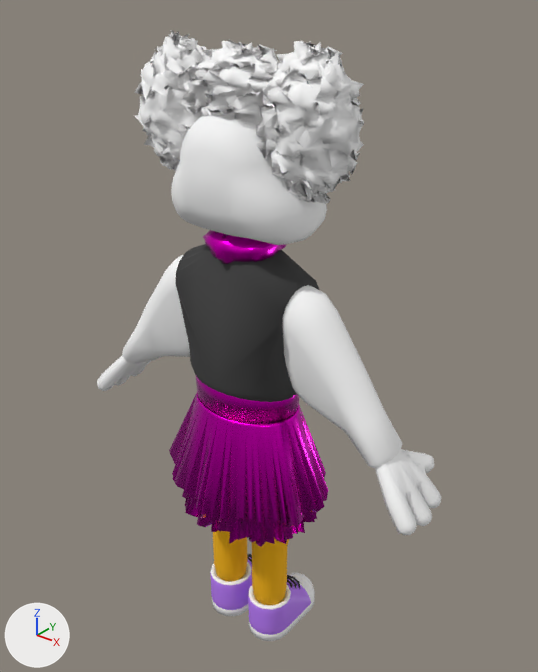
A saved change to the glTF model Models/3-Stage/3stHelen.glb.
Rendered twice from a 50 mm camera at (4.39, -5.12, 7.02) aimed at (0.07, 0.28, 3.67). The lights are fixed; the arrows at lower left show +X, +Y and +Z. Vertices at the same position are counted once.

In view in the first picture: 'Arms', 'Collar', 'HairPuffL', 'HairPuffR', 'HairPuffStatic', 'Hands', 'HeadShell', 'Legs', 'Shoes', 'Skirt', 'Torso'.
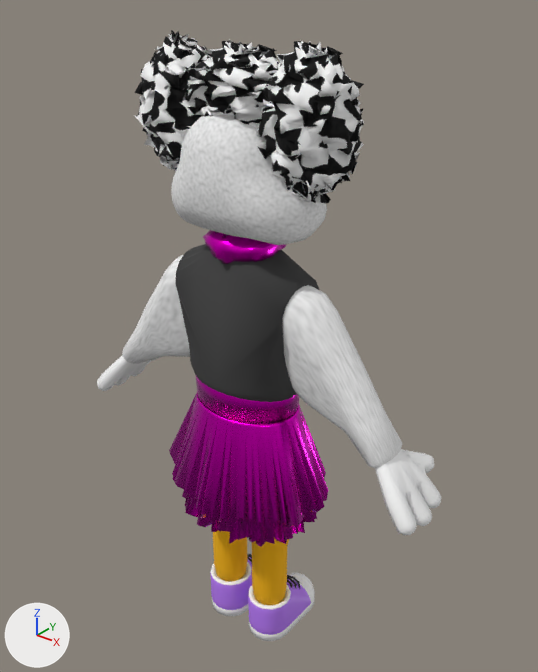
Changed parts and their boxes [x1, y1, x2, y2] in the pictures (538 x 672 px):
'Arms', surface changed (white to grey)
    both: [122, 255, 402, 466]
'HairPuffR', surface changed (grey to black)
    both: [256, 41, 364, 203]
'HeadShell', surface changed (white to grey)
    both: [171, 115, 327, 245]
'HairPuffL', surface changed (grey to black)
    both: [134, 30, 207, 172]
'HairPuffStatic', surface changed
    both: [182, 40, 279, 128]

What the commit changed:
Picture 'hair' (img_hair) is new.
Picture 'fur' (img_fur) is new.
In material '3stHelen_FurMaterial' (mat_3sthelen_furmaterial), base_color is no longer (1.0, 1.0, 1.0), white #ffffff.
In material '3stHelen_FurMaterial' (mat_3sthelen_furmaterial), texture is now set to img_fur.
In material '3stHelen_HairMaterial' (mat_3sthelen_hairmaterial), base_color is no longer (1.0, 1.0, 1.0), white #ffffff.
In material '3stHelen_HairMaterial' (mat_3sthelen_hairmaterial), texture is now set to img_hair.
me_sphere_007 has 994 vertices, 1984 faces and spans x -1.215..-0.237, y -0.406..0.377, z 5.246..6.568.
me_sphere_007 is used by ob_hairpuffl; location (0.0, 0.0, 0.0).
me_sphere_007 part 1: texture (UV) coordinates of 1984 of 1984 faces, centred in x -1.183..-0.248, y -0.365..0.359, z 5.271..6.549, changed; they spanned u 0.0..0.5, v 0.0..0.5 and now span u -0.5..1.5, v -0.5..1.5.
me_sphere_006 has 994 vertices, 1984 faces and spans x 0.216..1.198, y -0.404..0.39, z 5.229..6.549.
me_sphere_006 is used by ob_hairpuffr; location (0.0, 0.0, 0.0).
me_sphere_006 part 2: texture (UV) coordinates of 1984 of 1984 faces, centred in x 0.263..1.172, y -0.369..0.368, z 5.26..6.538, changed; they spanned u 0.5..1.0, v 0.0..0.5 and now span u -0.5..1.5, v -0.5..1.5.
me_sphere_005 has 994 vertices, 1984 faces and spans x -0.658..0.608, y -0.412..0.397, z 5.669..6.518.
me_sphere_005 is used by ob_hairpuffstatic; location (0.0, 0.0, 0.0).
me_sphere_005 part 3: texture (UV) coordinates of 1984 of 1984 faces, centred in x -0.597..0.575, y -0.376..0.367, z 5.696..6.507, changed; they spanned u 0.0..0.5, v 0.5..1.0 and now span u -0.5..1.5, v -0.5..1.5.
